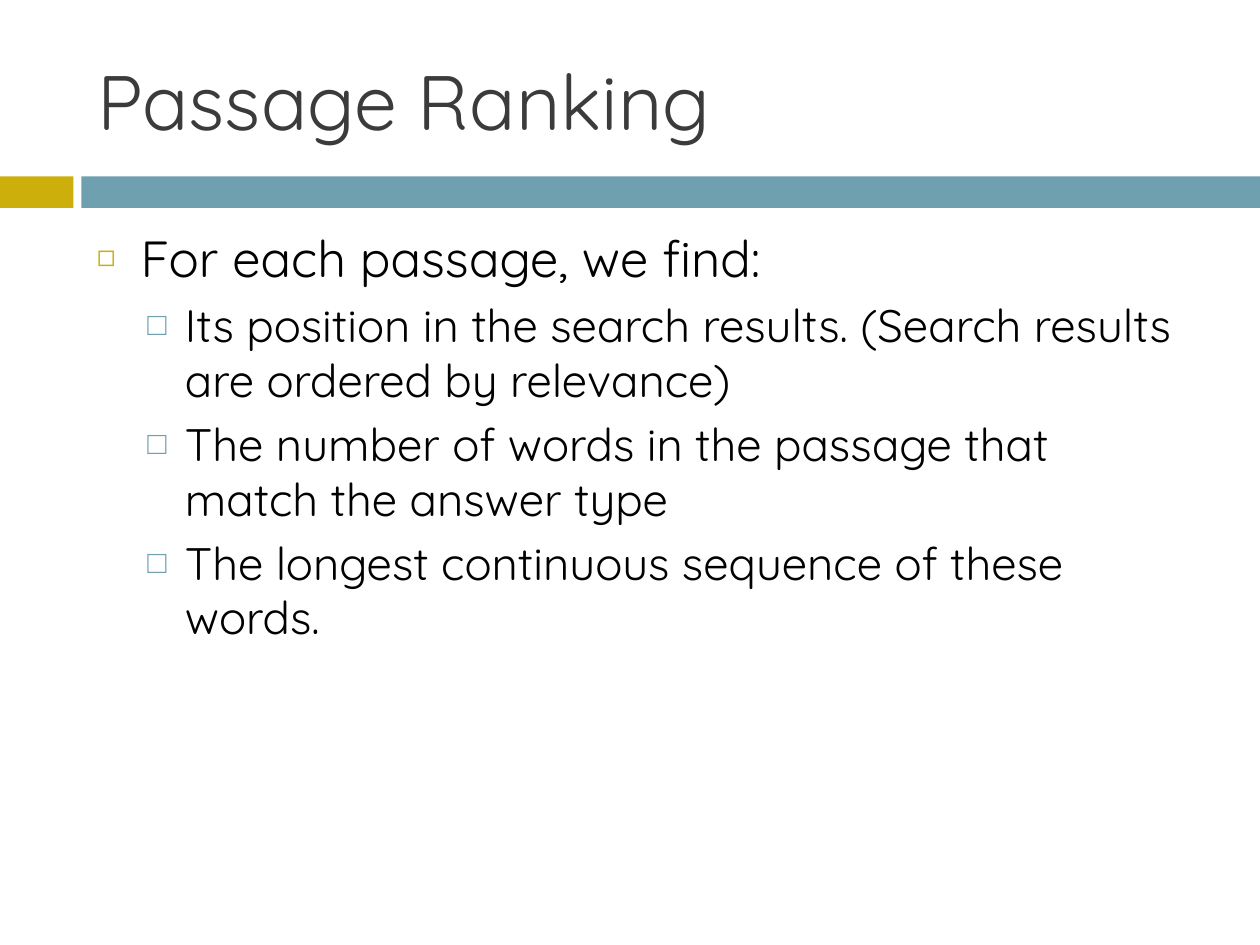
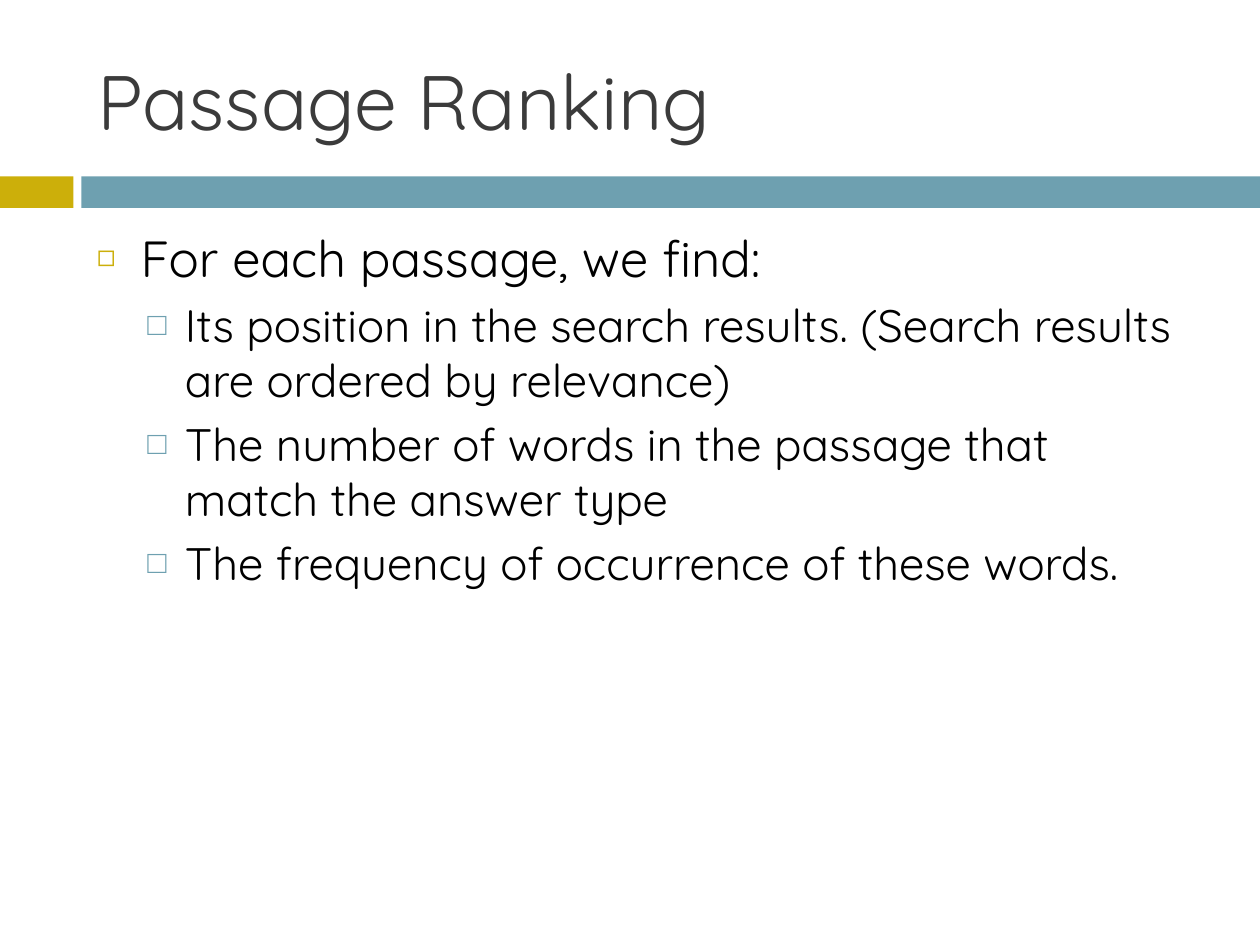
Before and after one commit to AndrewFM/NLPFinal, a slide deck: slide 23 of QA Presentation.ppt. Drawn at 1260x945 pixels with LibreOffice and Linux fonts; fonts in the diff are those of the drawing. Boxes give left, top, right and bottom in pixels: in the first picture for what was removed or moved away, otherwise in the second. Text is boxed around its words. In the diff, an @@ line names an element or a change of style, - is before the commit and + after.

Commit message:
modified ppt

```diff
--- a/QA Presentation.ppt
+++ b/QA Presentation.ppt
@@ text at [185,546,1118,589]: text changed @@
-  □ The longest continuous sequence of these words.
+  □ The frequency of occurrence of these words.
```
Also in this commit, not shown: 1 other slide changed.
